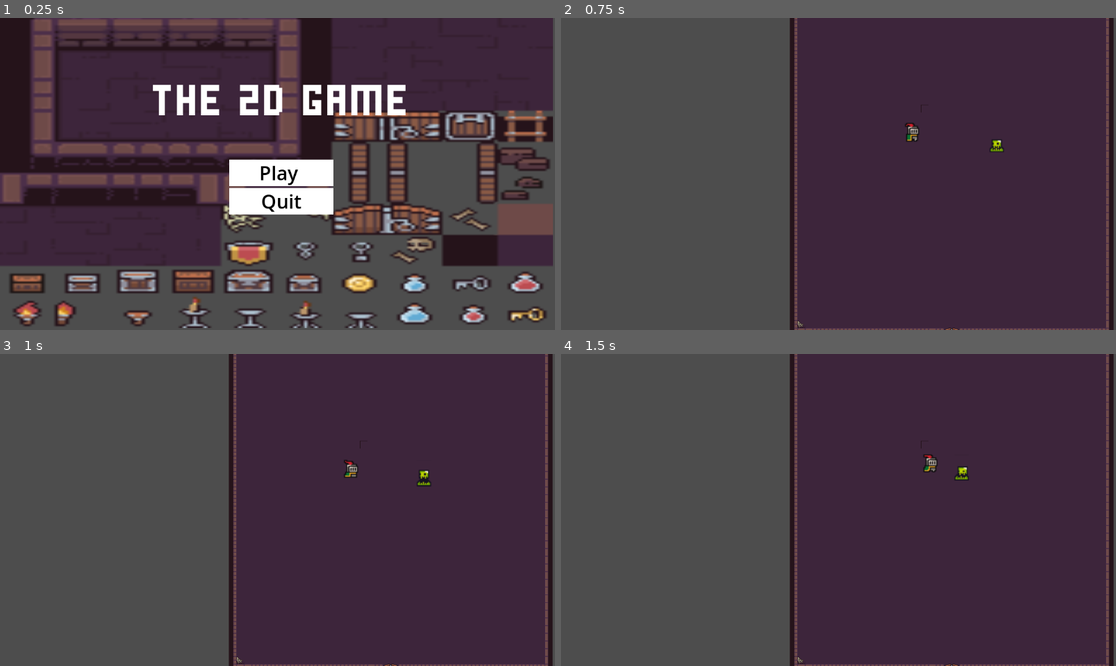
Above: before the commit, frames 1-4 (two rows, left to right).
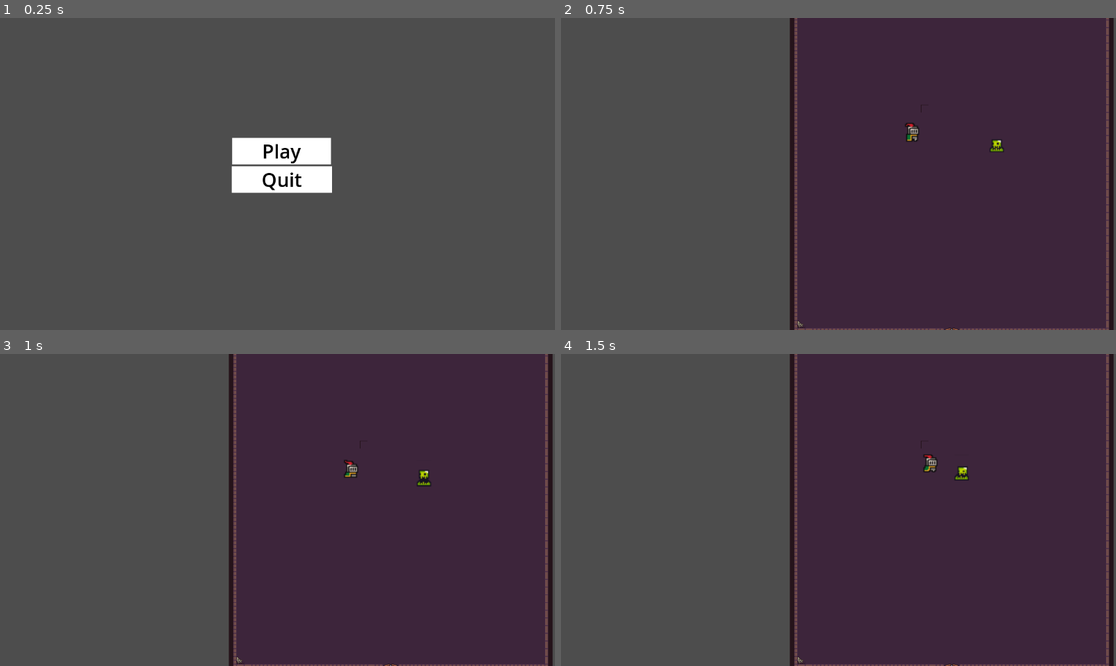
Above: after the commit, the same moments.

Repository: VergilDsanji66/The2DGame
Game: Godot game, scene res://Scenes/MainMenu.tscn
Same seed, same stepped clock (60 frames per second), same inputs: the game is played once before the commit and once after it.
Inputs (mouse positions are in pixels of both pictures, inside the frame that each line leads up to):
- Up to frame 1 (0.25 s): no input
- Up to frame 2 (0.75 s): click "Play" at 0.5 s
- Up to frame 3 (1 s): no input
- Up to frame 4 (1.5 s): tap Enter (ui_accept) at 1.25 s; move the mouse to (960, 494) at 1.27 s; hold Right (ui_right) from 1.28 s (still down); hold F from 1.28 s (still down); click (960, 494) at 1.42 s

The runs differ from the first frame. In frame 1, 70% of the frame differs, in the area x 0-100%, y 0-100%; in frame 2, nothing differs; in frame 3, nothing differs; in frame 4, nothing differs.

Commit message:
new

Diff:
--- a/Scenes/MainMenu.tscn
+++ b/Scenes/MainMenu.tscn
@@ -1,8 +1,6 @@
-[gd_scene load_steps=6 format=3 uid="uid://c32ex0533d0dq"]
+[gd_scene load_steps=4 format=3 uid="uid://c32ex0533d0dq"]
 
 [ext_resource type="Script" path="res://menu.gd" id="1_hgadg"]
-[ext_resource type="FontFile" uid="uid://cgyn2ycbrwuaw" path="res://Assets/Fonts/Stacked pixel.ttf" id="2_y6d1g"]
-[ext_resource type="Texture2D" uid="uid://drop7goqv4u6u" path="res://Assets/character and tileset/Dungeon_Tileset.png" id="3_km2kn"]
 
 [sub_resource type="StyleBoxFlat" id="StyleBoxFlat_14x3c"]
 bg_color = Color(1, 1, 1, 1)
@@ -22,35 +20,36 @@
 grow_vertical = 2
 script = ExtResource("1_hgadg")
 
-[node name="TextureRect" type="TextureRect" parent="."]
-z_index = -1
-layout_mode = 0
-offset_left = -577.0
-offset_top = -325.0
-offset_right = 572.0
-offset_bottom = 320.0
-texture = ExtResource("3_km2kn")
+[node name="MarginContainer" type="MarginContainer" parent="."]
+layout_mode = 1
+anchors_preset = 8
+anchor_left = 0.5
+anchor_top = 0.5
+anchor_right = 0.5
+anchor_bottom = 0.5
+offset_left = -104.0
+offset_top = -92.0
+offset_right = 122.0
+offset_bottom = 57.0
+grow_horizontal = 2
+grow_vertical = 2
 
-[node name="VBoxContainer" type="VBoxContainer" parent="."]
+[node name="VBoxContainer" type="VBoxContainer" parent="MarginContainer"]
 clip_contents = true
 layout_mode = 2
-offset_left = -100.0
-offset_top = -30.0
-offset_right = 108.0
-offset_bottom = 84.0
 size_flags_horizontal = 4
 size_flags_vertical = 4
 
-[node name="Play" type="Button" parent="VBoxContainer"]
+[node name="Play" type="Button" parent="MarginContainer/VBoxContainer"]
 layout_mode = 2
 size_flags_horizontal = 4
 size_flags_vertical = 6
 theme_override_colors/font_color = Color(0, 0, 0, 1)
 theme_override_font_sizes/font_size = 40
 theme_override_styles/normal = SubResource("StyleBoxFlat_14x3c")
-text = "      Play       "
+text = "      Play      "
 
-[node name="Quit" type="Button" parent="VBoxContainer"]
+[node name="Quit" type="Button" parent="MarginContainer/VBoxContainer"]
 layout_mode = 2
 size_flags_horizontal = 5
 size_flags_vertical = 2
@@ -59,15 +58,5 @@
 theme_override_styles/normal = SubResource("StyleBoxFlat_5jctf")
 text = "      Quit      "
 
-[node name="Label" type="Label" parent="."]
-layout_mode = 0
-offset_left = -265.0
-offset_top = -191.0
-offset_right = 273.0
-offset_bottom = -109.0
-theme_override_fonts/font = ExtResource("2_y6d1g")
-theme_override_font_sizes/font_size = 100
-text = "The 2D Game"
-
-[connection signal="pressed" from="VBoxContainer/Play" to="." method="_on_play_pressed"]
-[connection signal="pressed" from="VBoxContainer/Quit" to="." method="_on_quit_pressed"]
+[connection signal="pressed" from="MarginContainer/VBoxContainer/Play" to="." method="_on_play_pressed"]
+[connection signal="pressed" from="MarginContainer/VBoxContainer/Quit" to="." method="_on_quit_pressed"]
--- a/Scenes/Stage 1/game.tscn
+++ b/Scenes/Stage 1/game.tscn
@@ -3,10 +3,6 @@
 [ext_resource type="Texture2D" uid="uid://dg3ytfitip123" path="res://Assets/character and tileset/demonstration.png" id="1_0557w"]
 [ext_resource type="PackedScene" uid="uid://mdtudgdcs0n" path="res://scripts/player/player.tscn" id="2_l6aqr"]
 [ext_resource type="PackedScene" uid="uid://bidbt72hyi5eq" path="res://scripts/mobs/mobs.tscn" id="3_xhgnf"]
-[ext_resource type="Script" path="res://addons/phantom_camera/scripts/phantom_camera_host/phantom_camera_host.gd" id="4_hgve4"]
-[ext_resource type="Script" path="res://addons/phantom_camera/scripts/phantom_camera/phantom_camera_2d.gd" id="5_yqvn2"]
-[ext_resource type="Script" path="res://addons/phantom_camera/scripts/resources/tween_resource.gd" id="6_6gqom"]
-[ext_resource type="PackedScene" uid="uid://buhmvdnkigpd8" path="res://Scenes/PauseMenu.tscn" id="8_o84hj"]
 
 [sub_resource type="TileSetAtlasSource" id="TileSetAtlasSource_5d4jf"]
 texture = ExtResource("1_0557w")
